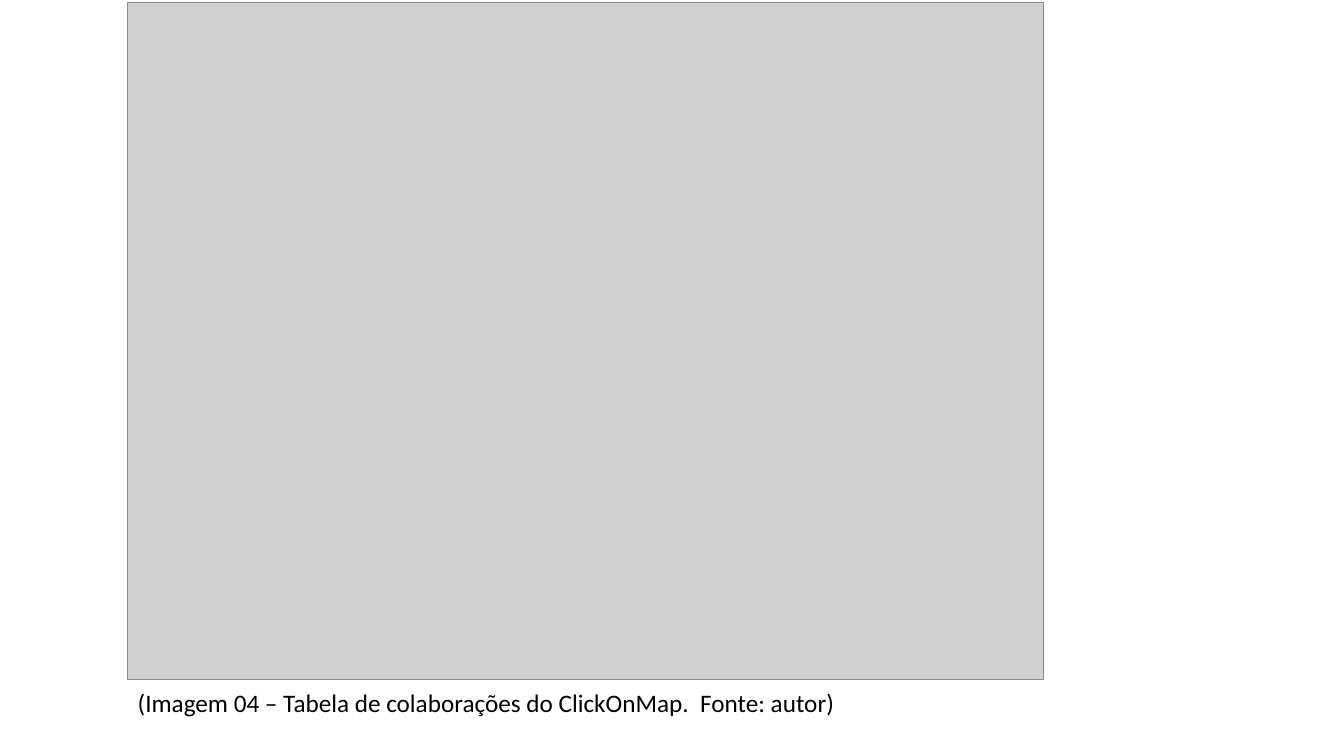
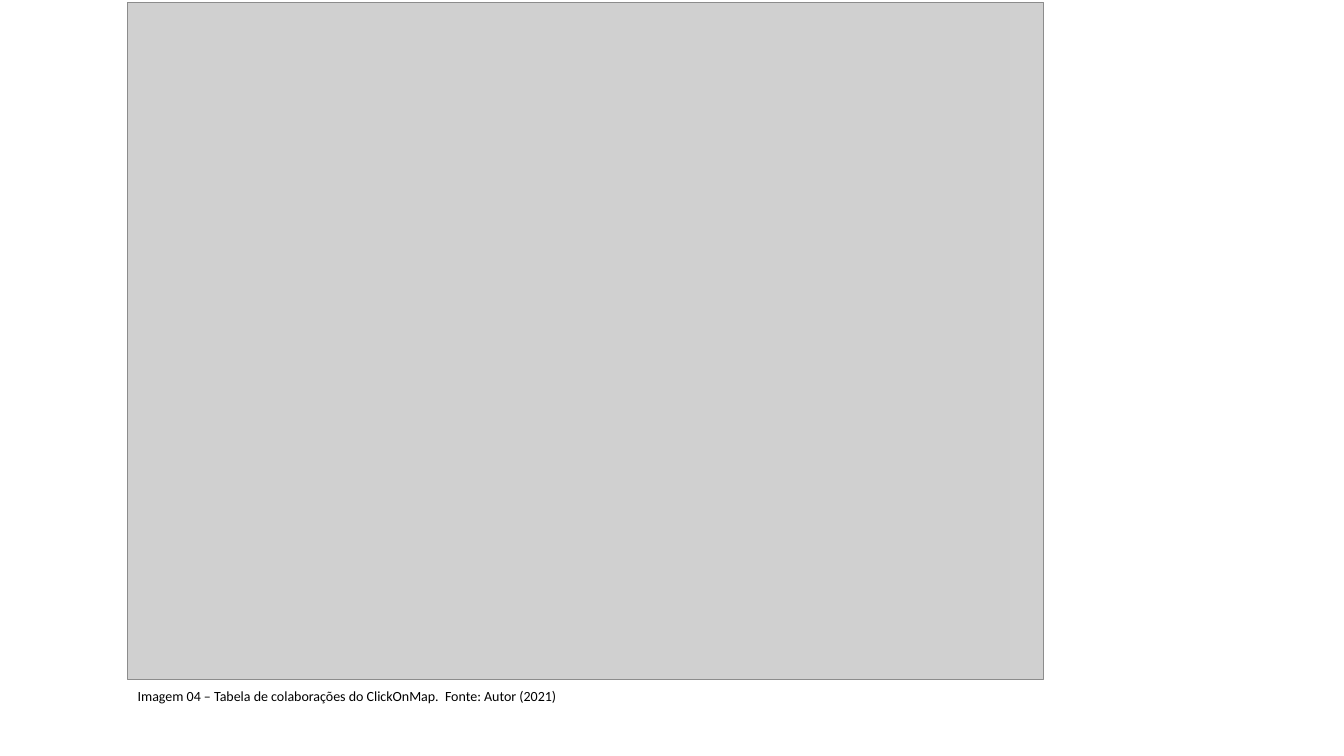
Before and after one commit to TavaresCarlos/TCC, a slide deck: slide 9 of apresentação-do-sistema/apresentação-01.pptx. Drawn at 1344x756 pixels with LibreOffice and Linux fonts; fonts in the diff are those of the drawing; grey boxes stand for pictures. Boxes give left, top, right and bottom in pixels: in the first picture for what was removed or moved away, otherwise in the second. Text is boxed around its words. In the diff, an @@ line names an element or a change of style, - is before the commit and + after.

```diff
--- a/apresentação-do-sistema/apresentação-01.pptx
+++ b/apresentação-do-sistema/apresentação-01.pptx
@@ text at (x1=138, y1=691, x2=556, y2=704): text changed; size 18 to 10 pt @@
-(Imagem 04 – Tabela de colaborações do ClickOnMap. Fonte: autor)
+Imagem 04 – Tabela de colaborações do ClickOnMap. Fonte: Autor (2021)
```
Also in this commit, not shown: 11 other slides changed, 1 slide added, 1 slide removed, 3 other files.
